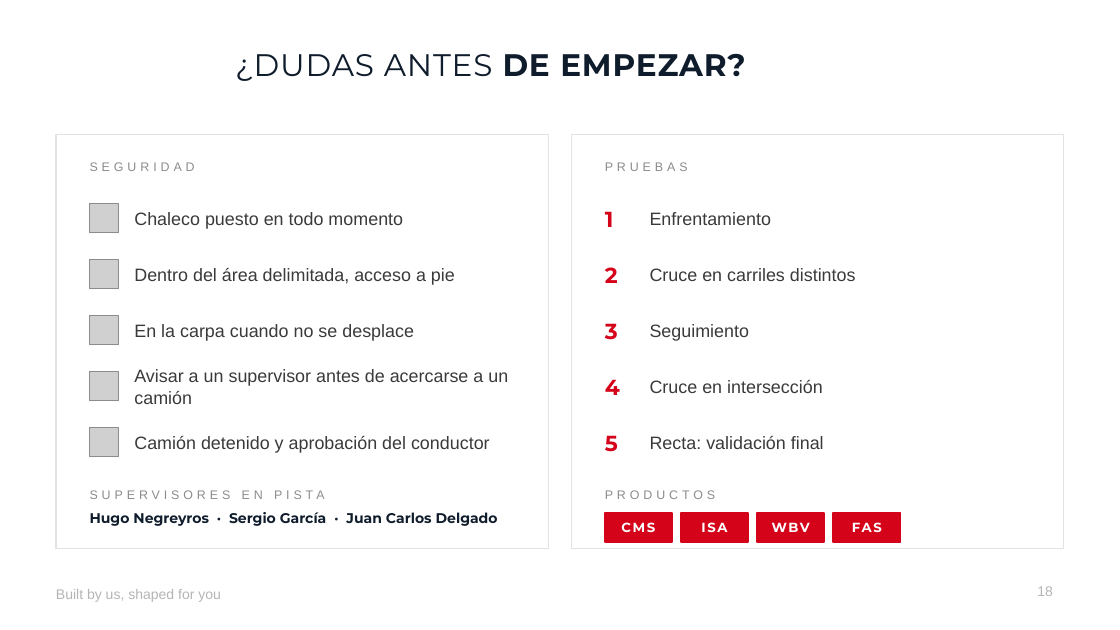
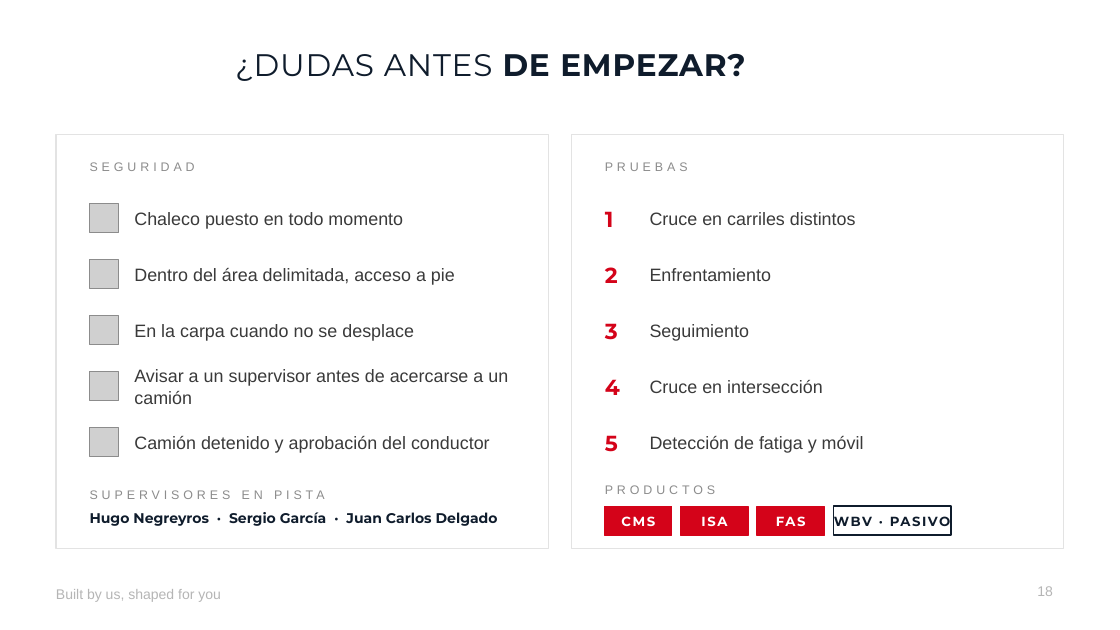
Before and after one commit to jgarciam4678/MITREPO, a slide deck: slide 18 of entregables/Pruebas_Madrid_TORSA.pptx. Drawn at 1120x630 pixels with LibreOffice and Linux fonts; fonts in the diff are those of the drawing; grey boxes stand for pictures; background and template pictures are left out. Boxes give left, top, right and bottom in pixels: in the first picture for what was removed or moved away, otherwise in the second. Text is boxed around its words. In the diff, an @@ line names an element or a change of style, - is before the commit and + after.

```diff
--- a/entregables/Pruebas_Madrid_TORSA.pptx
+++ b/entregables/Pruebas_Madrid_TORSA.pptx
@@ text "Cruce en carriles distintos": place and size @@
-text "Cruce en carriles distintos" at box(650, 268, 856, 281)
+text "Cruce en carriles distintos" at box(650, 212, 856, 225)
@@ text "Enfrentamiento": place and size @@
-text "Enfrentamiento" at box(650, 212, 771, 225)
+text "Enfrentamiento" at box(650, 268, 771, 281)
@@ text at box(650, 436, 864, 453): text changed @@
-Recta: validación final
+Detección de fatiga y móvil
@@ text "PRODUCTOS": place and size @@
-text "PRODUCTOS" at box(605, 490, 715, 499)
+text "PRODUCTOS" at box(605, 485, 715, 494)
@@ 3 rectangles, 2 texts: place and size @@
-3 rectangles, 2 texts at box(605, 513, 824, 542)
+3 rectangles, 2 texts at box(605, 506, 824, 535)
@@ outline #D40319 1 pt to #D40319 0.75 pt in 3 elements at box(605, 506, 672, 535), box(681, 506, 748, 535), box(757, 506, 824, 535) @@
@@ text "FAS": place and size @@
-text "FAS" at box(833, 513, 900, 542)
+text "FAS" at box(757, 506, 824, 535)
@@ rectangle: place and size @@
-rectangle at box(833, 513, 900, 542)
+rectangle at box(833, 506, 951, 535)
@@ rectangle at box(833, 506, 951, 535): fill #D40319 to #FFFFFF; outline #D40319 1 pt to #0F1C2C 1 pt @@
@@ text at box(772, 522, 810, 532): text changed; text colour #FFFFFF to #0F1C2C @@
-WBV
+WBV · PASIVO
```
Also in this commit, not shown: 12 other slides changed, 2 slides added, 2 slides removed, 1 other file.
